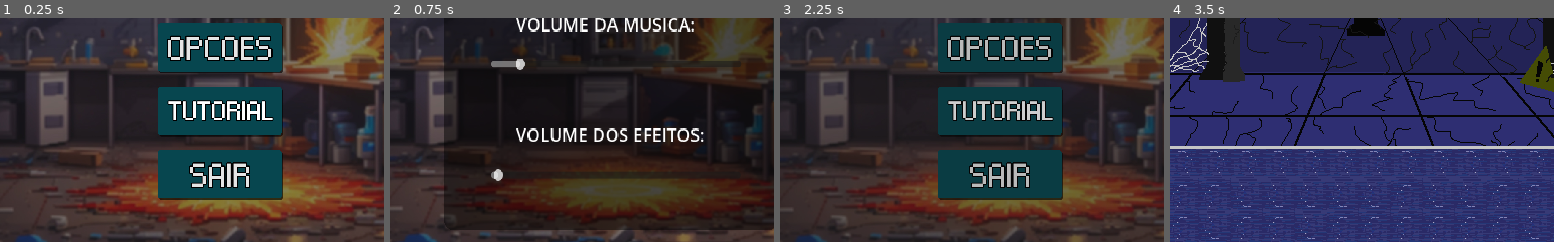
Above: before the commit, frames 1-4 (left to right).
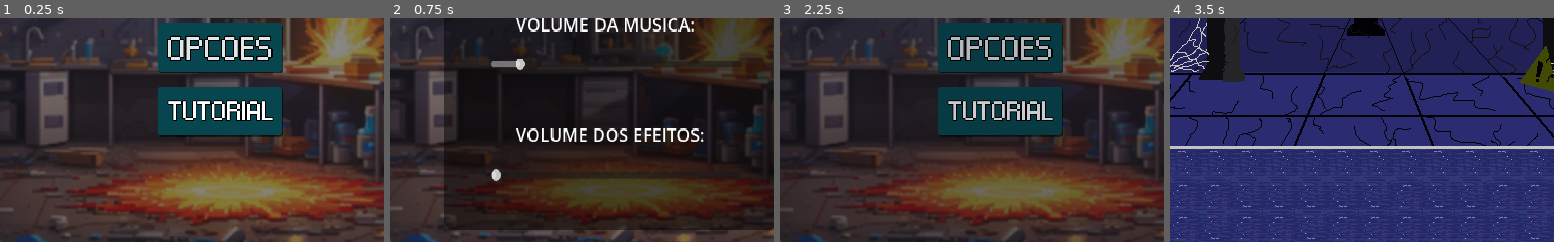
Above: after the commit, the same moments.

Repository: Eduardo-Pyment/Alquimista_dos_Sonhos-A_ultima_semente
Game: Godot game, scene res://Menus/MenuPrincipal/menu_principal.tscn
The game is run twice, just before and just after one commit, with the same random seed, the same clock (stepped at 60 frames per second) and the same inputs. This scene is started directly instead of the project's main scene.
Inputs (mouse positions are % of the whole screen's width and height, from its top left):
- Up to frame 1 (0.25 s): no input
- Up to frame 2 (0.75 s): click (50, 57) at 0.5 s
- Up to frame 3 (2.25 s): click (89, 94) at 1.25 s; click (50, 43) at 2 s
- Up to frame 4 (3.5 s): click (50, 43) at 2.75 s
The pictures show only the part of the screen within x 21-71%, y 50-100%; the shares and areas given below are measured in that part.

The runs differ from the first frame. In frame 1, 7.3% of the frame differs, in the area x 41-74%, y 58-82%; in frame 2, less than 0.1%; in frame 3, 7.2%; in frame 4, less than 0.1%.

Commit message:
Botão 'Sair' ocultado, valores de som padrão ajustados

Diff:
--- a/Menus/MenuPause/menu_pause.tscn
+++ b/Menus/MenuPause/menu_pause.tscn
@@ -176,6 +176,7 @@
 offset_bottom = 129.463
 scale = Vector2(1, 1.25077)
 max_value = 10.0
+value = 6.0
 
 [node name="SFXVolume" type="Label" parent="ControlOpcoes/ScrollContainer/ColorRect/Control"]
 layout_mode = 0
@@ -194,6 +195,7 @@
 offset_right = 450.317
 offset_bottom = 302.637
 scale = Vector2(1, 1.37797)
+page = 60.0
 
 [node name="TelaCheia" type="Label" parent="ControlOpcoes/ScrollContainer/ColorRect/Control"]
 layout_mode = 0
--- a/Menus/MenuPrincipal/menu_opcoes.tscn
+++ b/Menus/MenuPrincipal/menu_opcoes.tscn
@@ -113,7 +113,7 @@
 offset_bottom = 129.463
 scale = Vector2(1, 1.25077)
 max_value = 10.0
-value = 3.0
+value = 8.0
 
 [node name="SFXVolume" type="Label" parent="ScrollContainer/ColorRect/Control"]
 layout_mode = 0
@@ -132,6 +132,8 @@
 offset_right = 450.317
 offset_bottom = 302.637
 scale = Vector2(1, 1.37797)
+step = 10.0
+value = 50.0
 
 [node name="TelaCheia" type="Label" parent="ScrollContainer/ColorRect/Control"]
 layout_mode = 0
--- a/Menus/MenuPrincipal/menu_principal.tscn
+++ b/Menus/MenuPrincipal/menu_principal.tscn
@@ -96,6 +96,7 @@
 
 [node name="Sair" type="Button" parent="MarginContainer/VBoxContainer"]
 process_mode = 3
+visible = false
 layout_mode = 2
 icon = ExtResource("6_b3sv4")
 flat = true
--- a/Scenes/transicao_de_cena.tscn
+++ b/Scenes/transicao_de_cena.tscn
@@ -52,7 +52,7 @@
 anchor_bottom = 1.0
 grow_horizontal = 2
 grow_vertical = 2
-color = Color(0.0823529, 0.0823529, 0.0823529, 1)
+color = Color(0.0392157, 0.0392157, 0.0784314, 1)
 
 [node name="AnimationPlayer" type="AnimationPlayer" parent="."]
 libraries = {
